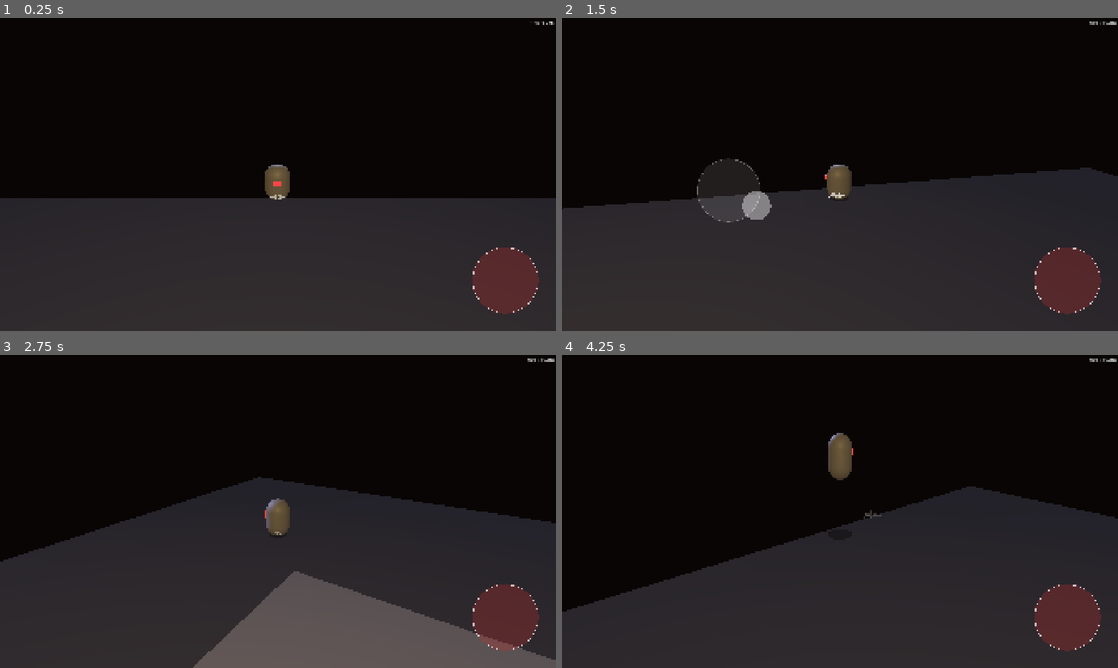
Above: before the commit, frames 1-4 (two rows, left to right).
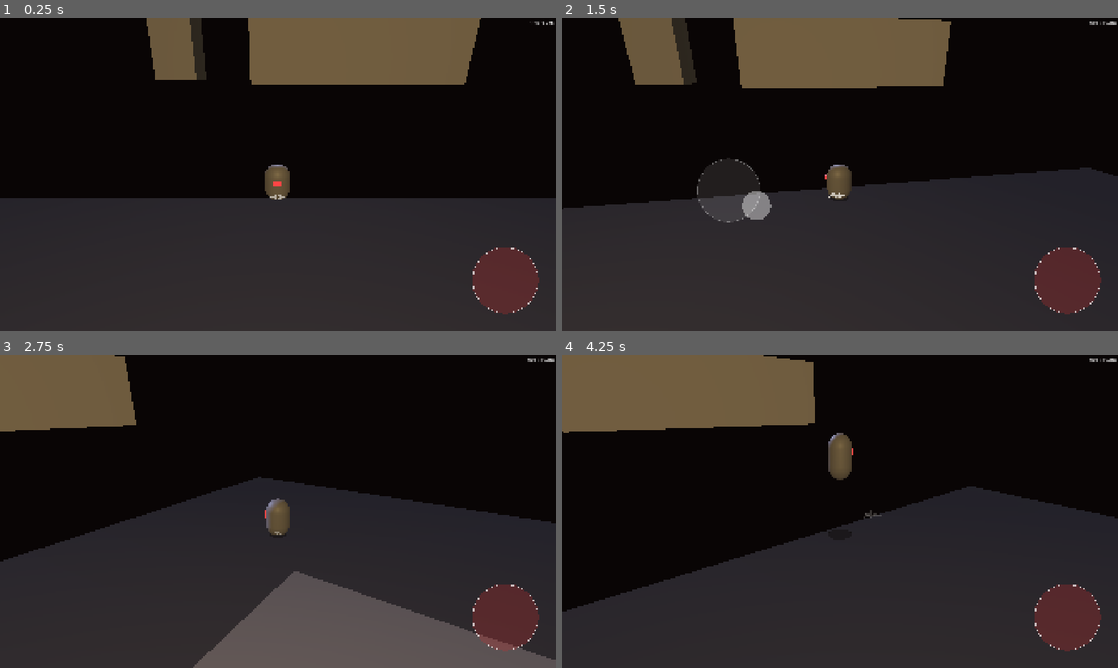
Above: after the commit, the same moments.

Repository: Adam-Vozzo/mobile-game-6
Game: Godot game, scene res://scenes/levels/threshold.tscn
Same seed, same stepped clock (60 frames per second), same inputs: the game is played once before the commit and once after it.
Inputs (mouse positions are in pixels of both pictures, inside the frame that each line leads up to):
- Up to frame 1 (0.25 s): no input
- Up to frame 2 (1.5 s): tap Enter at 0.5 s; move the mouse to (962, 158) at 0.52 s; hold Right (move_right) 0.53-1.25 s; tap E (air_dash) at 0.6 s; click (962, 158) at 0.67 s; tap Space (jump) at 0.77, 1.07 s; drag from (728, 190) to (812, 237) at 1.27 s
- Up to frame 3 (2.75 s): move the mouse to (333, 442) at 2.02 s; hold Right (move_right) from 2.03 s (still down); hold Shift from 2.03 s (still down)
- Up to frame 4 (4.25 s): release Right (move_right) at 2.75 s; release Shift at 2.75 s; drag from (812, 574) to (673, 464) at 2.77 s; move the mouse to (1006, 558) at 3.52 s; hold Left (move_left) from 3.53 s (still down); hold Q from 3.53 s (still down); tap Space (jump) at 3.77, 4.07 s

The runs differ from the first frame. In frame 1, 10% of the frame differs, in the area x 26-87%, y 0-22%; in frame 2, 11%, in the area x 10-70%, y 0-23%; in frame 3, 5.5%; in frame 4, 11%.

Commit message:
feat: DistantSkyline BoxMesh layer + Zone 3 back vista (iter 87)
11 BoxMesh buildings (towers/slabs/bunkers) grouped under DistantSkyline
Node3D in threshold.tscn — no collision, mat_concrete_dark.tres, placed
at z=200–260 (far +Z), z=−55/−70 (rear), x=±55–70 (flanks). Uses
WorldEnvironment fog for silhouette-at-distance effect.

HallBackWall removed from Zone3_Industrial at z=141.25 — opens the
gantry→Beat4 corridor onto the distant megastructure at the win moment.

threshold.gd: _skyline @onready, skyline_visible arm in
_on_atmosphere_param_changed. Dev menu Level→Zone Atmosphere adds
"Distant Skyline" toggle. 4 unit tests (1044 → 1048). load_steps 80→89.

https://claude.ai/code/session_018WhLKCedzdgeHXv5Sgrmei

Diff:
--- a/scenes/levels/threshold.tscn
+++ b/scenes/levels/threshold.tscn
@@ -258,13 +258,6 @@
 [sub_resource type="BoxShape3D" id="Shape_IndustrialWall"]
 size = Vector3(0.5, 50, 68)
 
-[sub_resource type="BoxMesh" id="Mesh_IndustrialBack"]
-material = ExtResource("12_matCd")
-size = Vector3(28, 50, 0.5)
-
-[sub_resource type="BoxShape3D" id="Shape_IndustrialBack"]
-size = Vector3(28, 50, 0.5)
-
 [sub_resource type="BoxMesh" id="Mesh_IndustrialFloor"]
 material = ExtResource("12_matCd")
 size = Vector3(28, 1, 68)
@@ -317,6 +310,50 @@
 material = SubResource("Mat_Emissive_Cold")
 size = Vector3(0.3, 0.06, 0.3)
 
+[sub_resource type="BoxMesh" id="DSky_TowerA"]
+material = ExtResource("12_matCd")
+size = Vector3(12, 80, 12)
+
+[sub_resource type="BoxMesh" id="DSky_TowerB"]
+material = ExtResource("12_matCd")
+size = Vector3(8, 110, 8)
+
+[sub_resource type="BoxMesh" id="DSky_SlabC"]
+material = ExtResource("12_matCd")
+size = Vector3(50, 20, 12)
+
+[sub_resource type="BoxMesh" id="DSky_TowerD"]
+material = ExtResource("12_matCd")
+size = Vector3(5, 150, 5)
+
+[sub_resource type="BoxMesh" id="DSky_BunkerE"]
+material = ExtResource("12_matCd")
+size = Vector3(35, 15, 20)
+
+[sub_resource type="BoxMesh" id="DSky_TowerF"]
+material = ExtResource("12_matCd")
+size = Vector3(10, 70, 10)
+
+[sub_resource type="BoxMesh" id="DSky_SlabG"]
+material = ExtResource("12_matCd")
+size = Vector3(40, 12, 15)
+
+[sub_resource type="BoxMesh" id="DSky_TowerH"]
+material = ExtResource("12_matCd")
+size = Vector3(12, 90, 12)
+
+[sub_resource type="BoxMesh" id="DSky_SlabI"]
+material = ExtResource("12_matCd")
+size = Vector3(15, 8, 40)
+
+[sub_resource type="BoxMesh" id="DSky_TowerJ"]
+material = ExtResource("12_matCd")
+size = Vector3(10, 75, 10)
+
+[sub_resource type="BoxMesh" id="DSky_SlabK"]
+material = ExtResource("12_matCd")
+size = Vector3(20, 10, 30)
+
 [node name="Threshold" type="Node3D"]
 script = ExtResource("1_thresh")
 zone1_env = SubResource("Env_Z1")
@@ -712,16 +749,6 @@
 
 [node name="Collider" type="CollisionShape3D" parent="Zone3_Industrial/HallWallRight"]
 shape = SubResource("Shape_IndustrialWall")
-
-[node name="HallBackWall" type="StaticBody3D" parent="Zone3_Industrial"]
-transform = Transform3D(1, 0, 0, 0, 1, 0, 0, 0, 1, 0, -10, 141.25)
-collision_layer = 65
-
-[node name="Mesh" type="MeshInstance3D" parent="Zone3_Industrial/HallBackWall"]
-mesh = SubResource("Mesh_IndustrialBack")
-
-[node name="Collider" type="CollisionShape3D" parent="Zone3_Industrial/HallBackWall"]
-shape = SubResource("Shape_IndustrialBack")
 
 [node name="G1" type="StaticBody3D" parent="Zone3_Industrial"]
 transform = Transform3D(1, 0, 0, 0, 1, 0, 0, 0, 1, 0, -5.25, 81)
@@ -898,3 +925,49 @@
 
 [node name="GhostTrailRenderer" type="Node3D" parent="."]
 script = ExtResource("16_ghost")
+
+[node name="DistantSkyline" type="Node3D" parent="."]
+
+[node name="TowerA" type="MeshInstance3D" parent="DistantSkyline"]
+transform = Transform3D(1, 0, 0, 0, 1, 0, 0, 0, 1, -30, 40, 215)
+mesh = SubResource("DSky_TowerA")
+
+[node name="TowerB" type="MeshInstance3D" parent="DistantSkyline"]
+transform = Transform3D(1, 0, 0, 0, 1, 0, 0, 0, 1, 25, 55, 240)
+mesh = SubResource("DSky_TowerB")
+
+[node name="SlabC" type="MeshInstance3D" parent="DistantSkyline"]
+transform = Transform3D(1, 0, 0, 0, 1, 0, 0, 0, 1, 0, 10, 200)
+mesh = SubResource("DSky_SlabC")
+
+[node name="TowerD" type="MeshInstance3D" parent="DistantSkyline"]
+transform = Transform3D(1, 0, 0, 0, 1, 0, 0, 0, 1, -55, 75, 260)
+mesh = SubResource("DSky_TowerD")
+
+[node name="BunkerE" type="MeshInstance3D" parent="DistantSkyline"]
+transform = Transform3D(1, 0, 0, 0, 1, 0, 0, 0, 1, 45, 7.5, 210)
+mesh = SubResource("DSky_BunkerE")
+
+[node name="TowerF" type="MeshInstance3D" parent="DistantSkyline"]
+transform = Transform3D(1, 0, 0, 0, 1, 0, 0, 0, 1, -25, 35, -70)
+mesh = SubResource("DSky_TowerF")
+
+[node name="SlabG" type="MeshInstance3D" parent="DistantSkyline"]
+transform = Transform3D(1, 0, 0, 0, 1, 0, 0, 0, 1, 15, 6, -55)
+mesh = SubResource("DSky_SlabG")
+
+[node name="TowerH" type="MeshInstance3D" parent="DistantSkyline"]
+transform = Transform3D(1, 0, 0, 0, 1, 0, 0, 0, 1, 70, 45, 55)
+mesh = SubResource("DSky_TowerH")
+
+[node name="SlabI" type="MeshInstance3D" parent="DistantSkyline"]
+transform = Transform3D(1, 0, 0, 0, 1, 0, 0, 0, 1, 60, 4, 100)
+mesh = SubResource("DSky_SlabI")
+
+[node name="TowerJ" type="MeshInstance3D" parent="DistantSkyline"]
+transform = Transform3D(1, 0, 0, 0, 1, 0, 0, 0, 1, -70, 37.5, 40)
+mesh = SubResource("DSky_TowerJ")
+
+[node name="SlabK" type="MeshInstance3D" parent="DistantSkyline"]
+transform = Transform3D(1, 0, 0, 0, 1, 0, 0, 0, 1, -58, 5, 90)
+mesh = SubResource("DSky_SlabK")
--- a/scripts/levels/threshold.gd
+++ b/scripts/levels/threshold.gd
@@ -27,6 +27,7 @@
 
 @onready var _spawn: Marker3D = get_node_or_null(spawn_marker_path) as Marker3D
 @onready var _world_env: WorldEnvironment = get_node_or_null(^"WorldEnv") as WorldEnvironment
+@onready var _skyline: Node3D = get_node_or_null(^"DistantSkyline") as Node3D
 
 var _results_panel: ResultsPanel = null
 var _active_zone: int = 1
@@ -95,3 +96,6 @@
 	if param == &"zone_atmo_enabled":
 		zone_atmosphere_enabled = bool(value)
 		_apply_zone_env(_active_zone)
+	elif param == &"skyline_visible":
+		if _skyline != null:
+			_skyline.visible = bool(value)
--- a/tests/test_controller_kinematics.gd
+++ b/tests/test_controller_kinematics.gd
@@ -133,6 +133,7 @@
 	_test_blob_shadow_export_defaults()
 	_test_blob_shadow_param_dispatch()
 	_test_blob_shadow_juice_toggle()
+	_test_threshold_skyline_param()
 	_report()
 
 
@@ -5290,3 +5291,33 @@
 	_ok("unrelated key squash_stretch does not disable blob shadow", bs._enabled == true)
 
 	bs.free()
+
+
+func _test_threshold_skyline_param() -> void:
+	## Mirrors threshold.gd::_on_atmosphere_param_changed — skyline_visible arm.
+	## Null guard must hold when _skyline is absent (no scene tree), and the
+	## visible property must toggle when a Node3D is wired directly.
+	print("\n-- Threshold skyline param --")
+
+	var ThresholdScript = load("res://scripts/levels/threshold.gd")
+	var t = ThresholdScript.new()
+	# _ready() never fires without a scene tree; _skyline stays null.
+	# Null guard must prevent crash — reaching the next line is the pass condition.
+	t._on_atmosphere_param_changed(&"skyline_visible", true)
+	_ok("skyline_visible with null _skyline is a safe no-op", true)
+
+	# Wire a real Node3D and confirm visible is toggled.
+	var fake_skyline := Node3D.new()
+	fake_skyline.visible = true
+	t._skyline = fake_skyline
+	t._on_atmosphere_param_changed(&"skyline_visible", false)
+	_ok("skyline_visible=false hides the DistantSkyline node", fake_skyline.visible == false)
+	t._on_atmosphere_param_changed(&"skyline_visible", true)
+	_ok("skyline_visible=true shows the DistantSkyline node", fake_skyline.visible == true)
+
+	# Unrelated param must leave skyline visibility unchanged.
+	t._on_atmosphere_param_changed(&"zone_atmo_enabled", false)
+	_ok("zone_atmo_enabled param does not touch skyline visibility", fake_skyline.visible == true)
+
+	fake_skyline.free()
+	t.free()
--- a/tools/dev_menu/dev_menu_overlay.gd
+++ b/tools/dev_menu/dev_menu_overlay.gd
@@ -358,6 +358,8 @@
 	vbox.add_child(_make_label("Zone Atmosphere", SECTION_FONT_SIZE, false))
 	_make_toggle(vbox, "Zone atmo", true,
 		func(v: bool) -> void: DevMenu.atmosphere_param_changed.emit(&"zone_atmo_enabled", v))
+	_make_toggle(vbox, "Distant Skyline", true,
+		func(v: bool) -> void: DevMenu.atmosphere_param_changed.emit(&"skyline_visible", v))
 
 
 func _build_touch_section(vbox: VBoxContainer) -> void:
Not shown: 1 places in scenes/levels/threshold.tscn that only renumber resources
Not shown, changed: README.md
Not shown, changed: docs/PLAN.md
